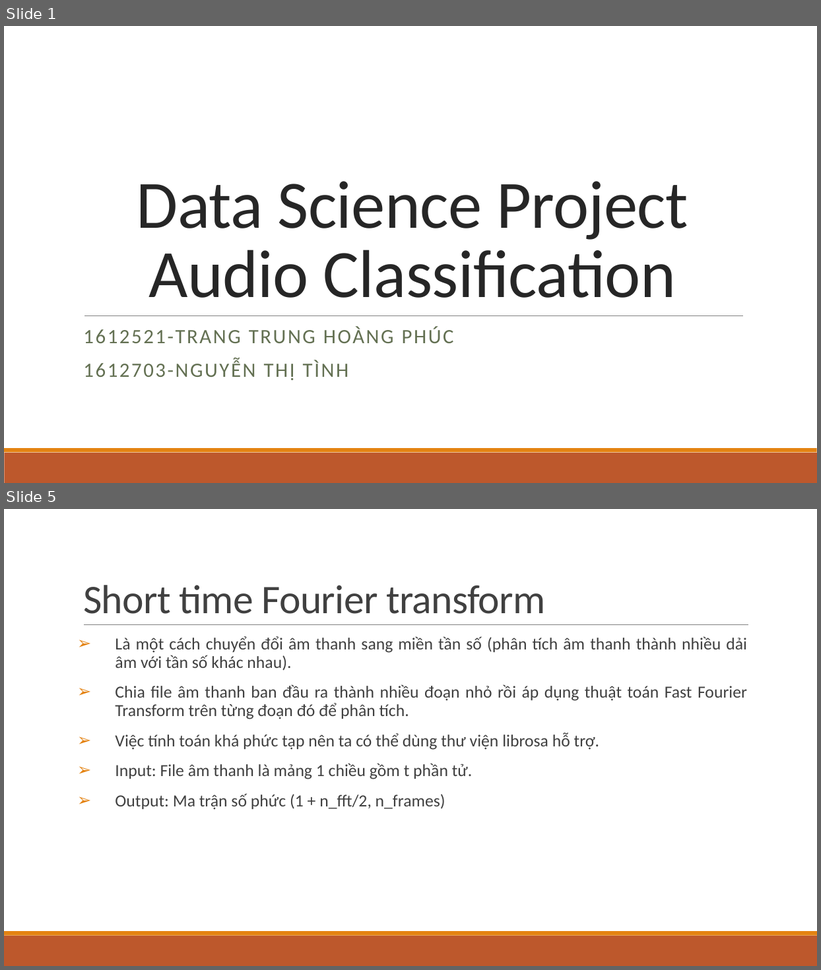
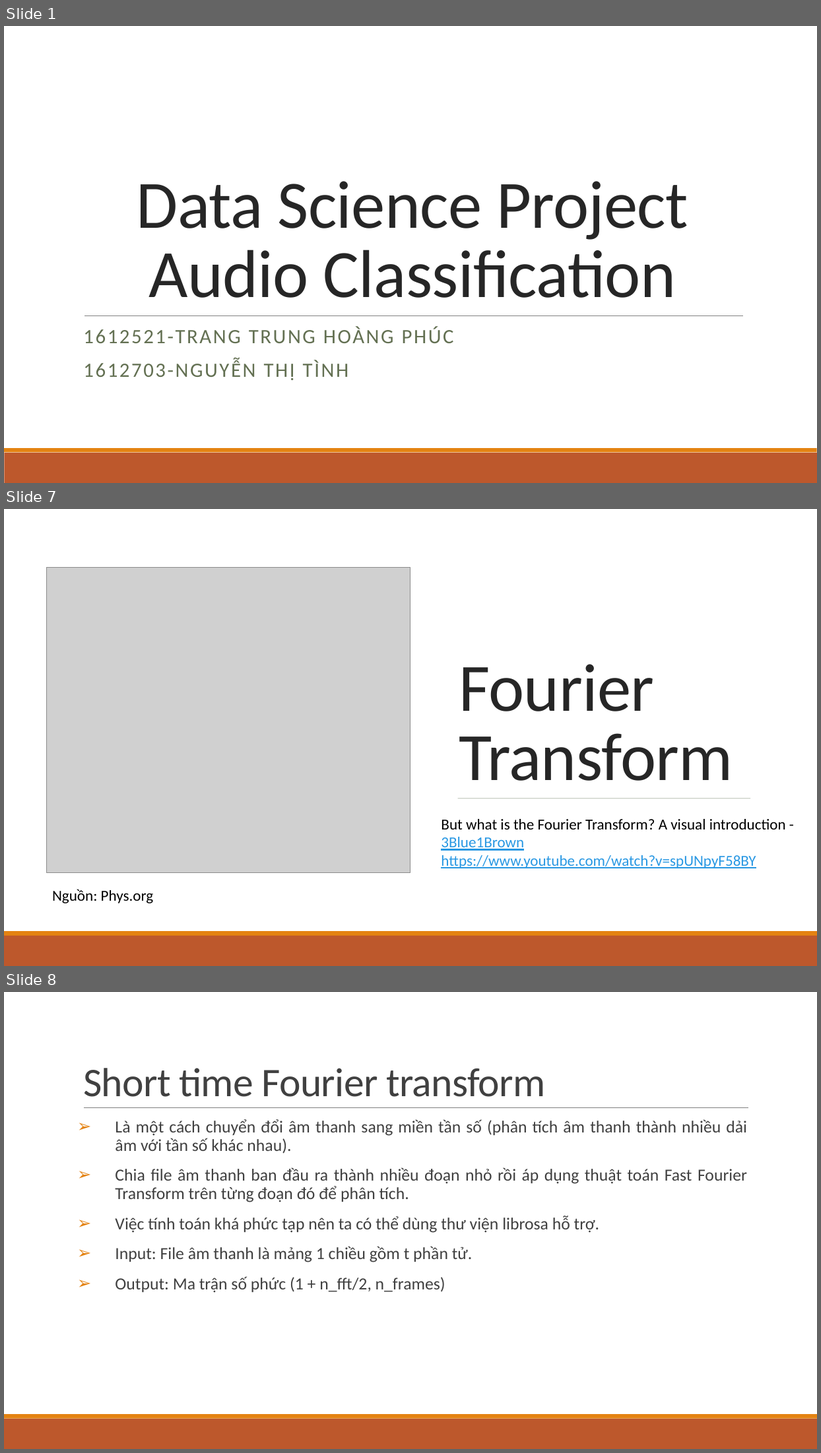
Before and after one commit to hoangphuc1998/DataScienceFinalProject, a slide deck: DataScience.pptx. Shown one above the other, each under a label of ours: slides 1 and 5 before the commit, slides 1, 7 and 8 after it; the slides between them are not shown. The pictures are 821x970 and 821x1453 pixels, drawn with LibreOffice and Linux fonts; fonts in the diff are those of the drawing; grey boxes stand for pictures. Boxes give left, top, right and bottom in pixels: in the first picture for what was removed or moved away, otherwise in the second. Text is boxed around its words. In the diff, an @@ line names an element or a change of style, - is before the commit and + after.

```diff
--- a/DataScience.pptx
+++ b/DataScience.pptx
@@ slide 7 added at <box>4,509,817,966</box>, background #FFFFFF @@
@@ rectangle added at <box>4,509,817,931</box>, fill #FFFFFF @@
@@ picture added at <box>46,567,411,873</box> @@
@@ title added at <box>459,664,733,781</box>, 80 pt, text #262626 @@
+Fourier Transform
@@ line added from (458, 799) to (750, 799), #637052 0.5 pt @@
@@ text added at <box>441,819,786,869</box>, 18 pt, text #2998E3, underline @@
+But what is the Fourier Transform? A visual introduction - 3Blue1Brown
+https://www.youtube.com/watch?v=spUNpyF58BY
@@ text added at <box>52,889,153,904</box>, 18 pt, text #000000 @@
+Nguồn: Phys.org
@@ rectangle added at <box>4,931,817,936</box>, fill #E48312 @@
@@ rectangle added at <box>4,936,817,966</box>, fill #BD582C @@
@@ what was slide 5 is now slide 8 @@
```
Also in this commit, not shown: 4 slides changed, 7 other slides added, 1 other file.
